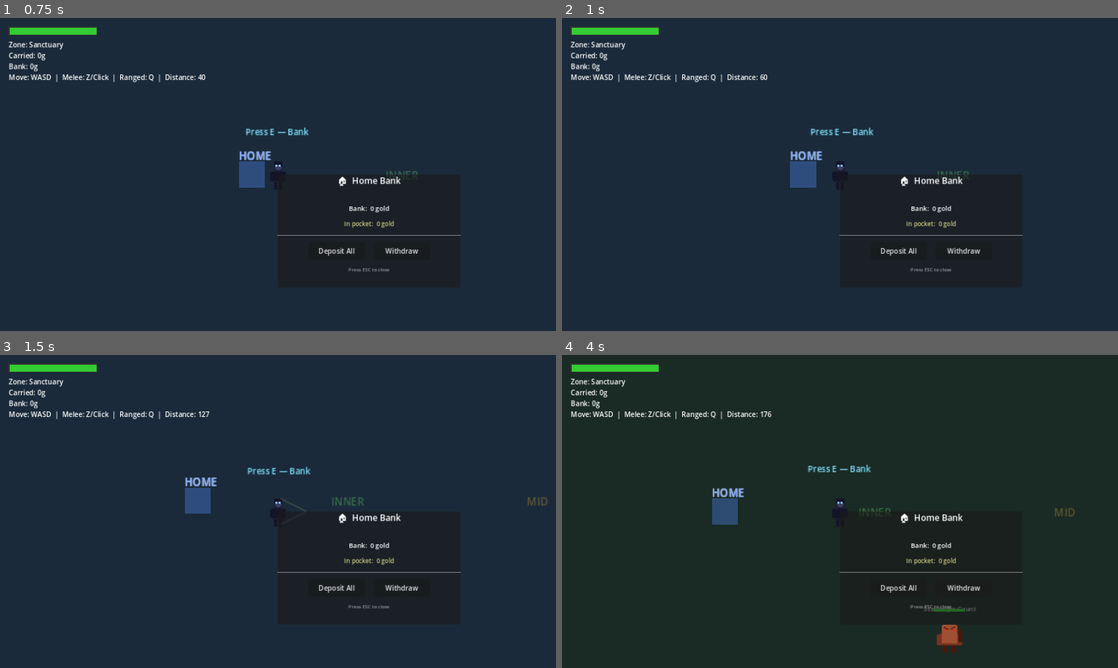
Above: before the commit, frames 1-4 (two rows, left to right).
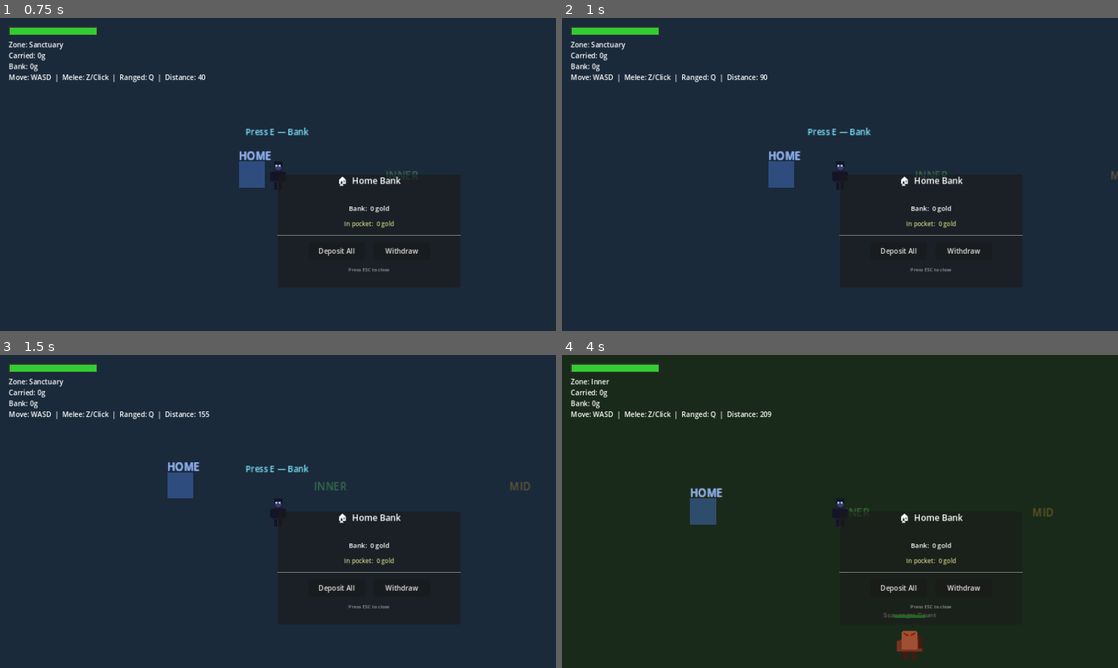
Above: after the commit, the same moments.

Repository: cbradshaw11/game-concept
Game: Godot game, scene res://scenes/world/world_scene.tscn
The game is run twice, just before and just after one commit, with the same random seed, the same clock (stepped at 60 frames per second) and the same inputs.
Inputs:
- Up to frame 1 (0.75 s): tap E (interact) at 0.5 s; hold Right (ui_right) from 0.53 s (still down); tap Space (attack) at 0.6 s
- Up to frame 2 (1 s): keep holding Right (ui_right); tap Z (attack_melee) at 0.8 s
- Up to frame 3 (1.5 s): tap E (interact) at 1.25 s; release Right (ui_right) at 1.28 s; hold Down (ui_down) from 1.28 s (still down); tap Z (attack_melee) at 1.35 s
- Up to frame 4 (4 s): tap X (guard) at 1.55, 2.1, 3.8 s; tap E (interact) at 2 s; release Down (ui_down) at 2.03 s; hold Right (ui_right) 2.03-2.78 s; tap Space (attack) at 2.3, 2.85 s; hold Up (ui_up) 2.78-3.53 s; tap Z (attack_melee) at 3.05 s; hold Left (ui_left) from 3.53 s (still down); tap R (attack_magic) at 3.6 s

Frame 1 is identical in both runs. In frame 2, 1.1% of the frame differs, in the area x 35-100%, y 18-55%; in frame 3, 1.4%; in frame 4, 2.1%, in the area x 5-93%, y 7-98%.

Commit message:
fix: remove mouse click from melee, draw proper sword shape (blade + gold guard), block attacks when menu open

Diff:
--- a/game/project.godot
+++ b/game/project.godot
@@ -37,8 +37,7 @@
 }
 attack_melee={
 "deadzone": 0.5,
-"events": [Object(InputEventMouseButton,"resource_local_to_scene":false,"resource_name":"","device":-1,"window_id":0,"alt_pressed":false,"shift_pressed":false,"ctrl_pressed":false,"meta_pressed":false,"button_mask":0,"position":Vector2(0,0),"global_position":Vector2(0,0),"factor":1.0,"button_index":1,"canceled":false,"pressed":false,"double_click":false,"script":null)
-, Object(InputEventKey,"resource_local_to_scene":false,"resource_name":"","device":-1,"window_id":0,"alt_pressed":false,"shift_pressed":false,"ctrl_pressed":false,"meta_pressed":false,"pressed":false,"keycode":0,"physical_keycode":90,"key_label":0,"unicode":122,"location":0,"echo":false,"script":null)
+"events": [Object(InputEventKey,"resource_local_to_scene":false,"resource_name":"","device":-1,"window_id":0,"alt_pressed":false,"shift_pressed":false,"ctrl_pressed":false,"meta_pressed":false,"pressed":false,"keycode":0,"physical_keycode":90,"key_label":0,"unicode":122,"location":0,"echo":false,"script":null)
 ]
 }
 attack_ranged={
--- a/game/scenes/world/world_scene.gd
+++ b/game/scenes/world/world_scene.gd
@@ -87,7 +87,7 @@
 	attack_cooldown -= delta
 	if attack_cooldown > 0.0:
 		return
-	if Input.is_action_just_pressed("attack_melee"):
+	if Input.is_action_just_pressed("attack_melee") and not _is_menu_open():
 		_do_melee_attack()
 		attack_cooldown = 0.5
 	elif Input.is_action_just_pressed("attack_ranged"):
@@ -105,19 +105,34 @@
 	tw.tween_property(player, "position", origin + lunge_dir * 18.0, 0.07)
 	tw.tween_property(player, "position", origin, 0.1)
 
-	# Sword arc — white/yellow Line2D that fades out
-	var arc := Line2D.new()
-	arc.width = 3.0
-	arc.default_color = Color(1.0, 0.95, 0.5, 1.0)
-	var arc_origin: Vector2 = player.position + lunge_dir * 10.0
+	# Sword shape — blade + guard drawn as Polygon2D, swings and fades
+	var sword := Polygon2D.new()
 	var perp := Vector2(-lunge_dir.y, lunge_dir.x)
-	arc.add_point(arc_origin + perp * 20.0)
-	arc.add_point(arc_origin + lunge_dir * 40.0)
-	arc.add_point(arc_origin - perp * 20.0)
-	add_child(arc)
+	var base: Vector2 = player.position + lunge_dir * 12.0
+	# Blade: long thin diamond pointing in lunge_dir
+	sword.polygon = PackedVector2Array([
+		base + perp * 4.0,                    # guard left
+		base - perp * 4.0,                    # guard right
+		base + lunge_dir * 44.0 + perp * 2.0, # blade mid-left
+		base + lunge_dir * 60.0,              # tip
+		base + lunge_dir * 44.0 - perp * 2.0  # blade mid-right
+	])
+	sword.color = Color(0.85, 0.92, 1.0, 0.95)  # steel blue-white
+	# Guard crosspiece
+	var guard := Polygon2D.new()
+	guard.polygon = PackedVector2Array([
+		base + perp * 10.0 - lunge_dir * 3.0,
+		base + perp * 10.0 + lunge_dir * 3.0,
+		base - perp * 10.0 + lunge_dir * 3.0,
+		base - perp * 10.0 - lunge_dir * 3.0,
+	])
+	guard.color = Color(0.7, 0.6, 0.3)  # gold guard
+	add_child(sword)
+	add_child(guard)
 	var arc_tw := create_tween()
-	arc_tw.tween_property(arc, "modulate:a", 0.0, 0.15)
-	arc_tw.tween_callback(arc.queue_free)
+	arc_tw.tween_property(sword, "modulate:a", 0.0, 0.2)
+	arc_tw.parallel().tween_property(guard, "modulate:a", 0.0, 0.2)
+	arc_tw.tween_callback(func(): sword.queue_free(); guard.queue_free())
 
 	# Deal damage to enemies in range
 	for enemy in enemies:
@@ -143,6 +158,9 @@
 		if is_instance_valid(nearest) and nearest.get_meta("alive", false):
 			_deal_damage_to_enemy(nearest, 20)
 	)
+
+func _is_menu_open() -> bool:
+	return home_hub != null
 
 func _get_nearest_enemy(max_dist: float) -> Node2D:
 	var nearest: Node2D = null
